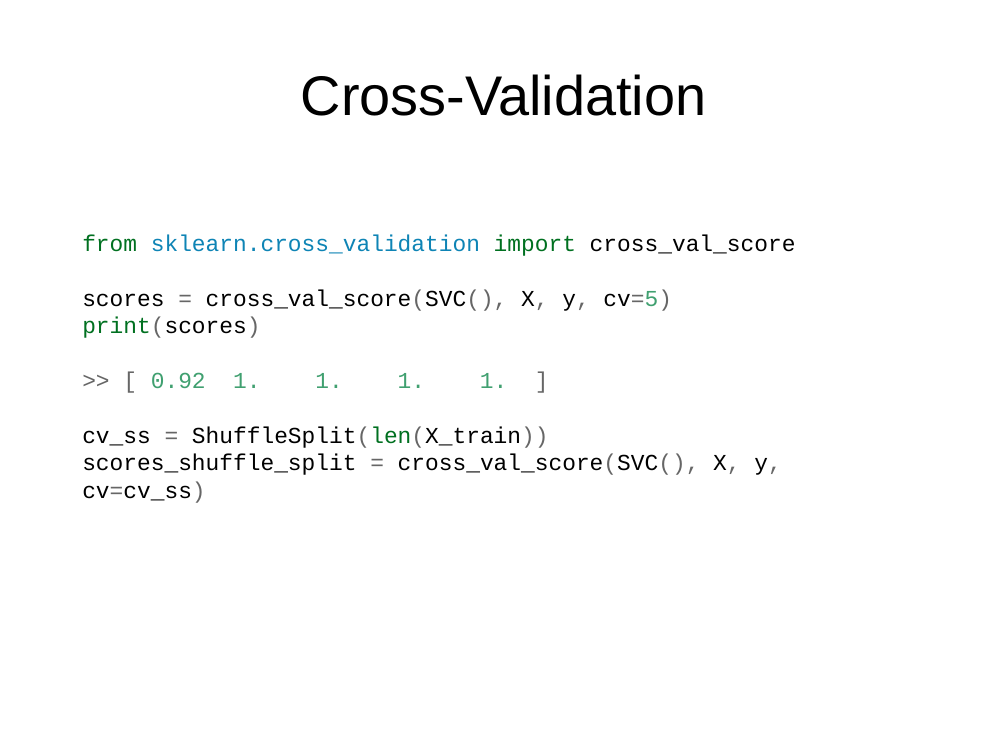
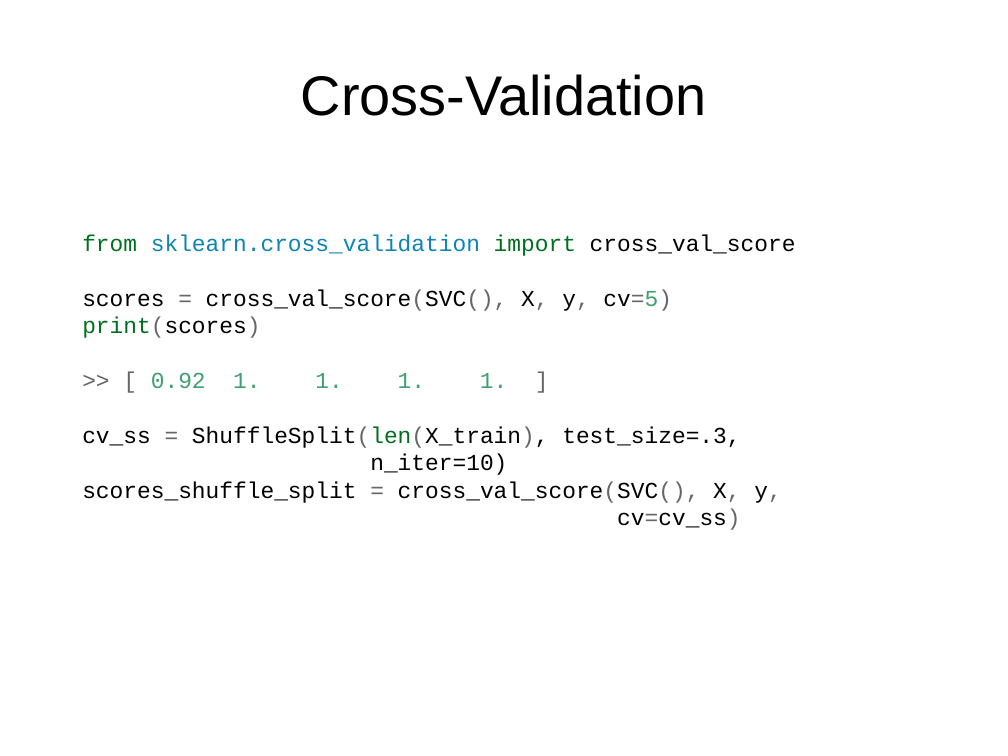
Before and after one commit to amueller/talks_odt, a slide deck: slide 12 of nyc-open-data-2015-andvanced-sklearn.odp. Drawn at 1008x756 pixels with LibreOffice and Linux fonts; fonts in the diff are those of the drawing. Boxes give left, top, right and bottom in pixels: in the first picture for what was removed or moved away, otherwise in the second. Text is boxed around its words. In the diff, an @@ line names an element or a change of style, - is before the commit and + after.

```diff
--- a/nyc-open-data-2015-andvanced-sklearn.odp
+++ b/nyc-open-data-2015-andvanced-sklearn.odp
@@ text at (82,426,781,530): text changed @@
-cv_ss = ShuffleSplit(len(X_train))
-scores_shuffle_split = cross_val_score(SVC(), X, y, cv=cv_ss)
+cv_ss = ShuffleSplit(len(X_train), test_size=.3,
+n_iter=10)
+scores_shuffle_split = cross_val_score(SVC(), X, y,
+cv=cv_ss)
```
Also in this commit, not shown: 14 other slides changed, 5 slides added, 4 slides removed.
